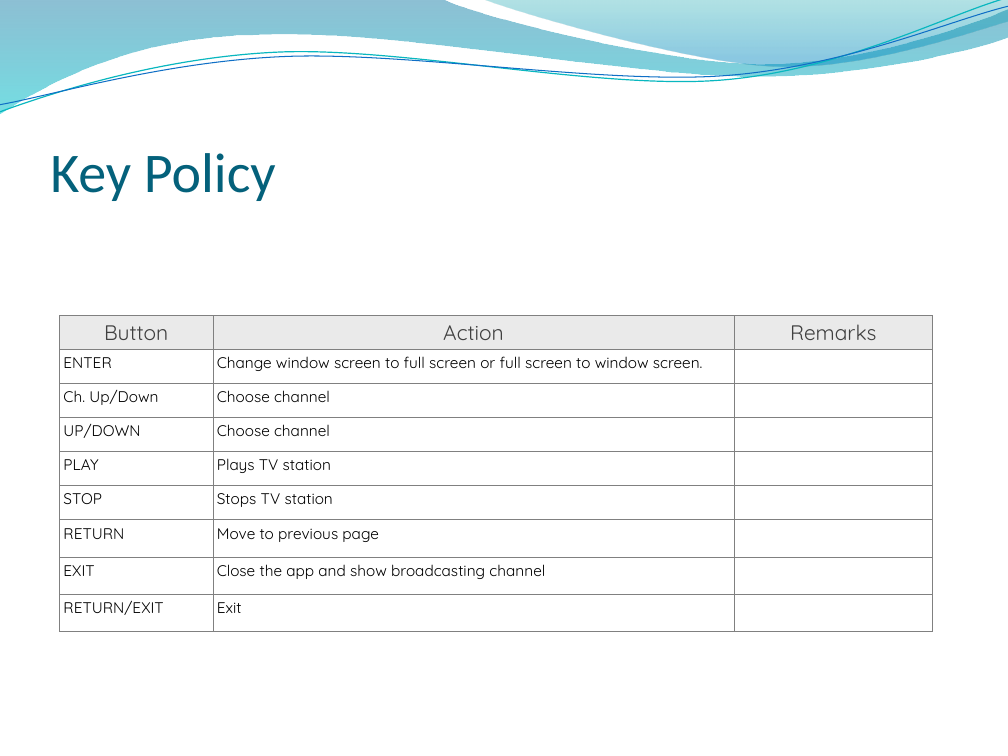
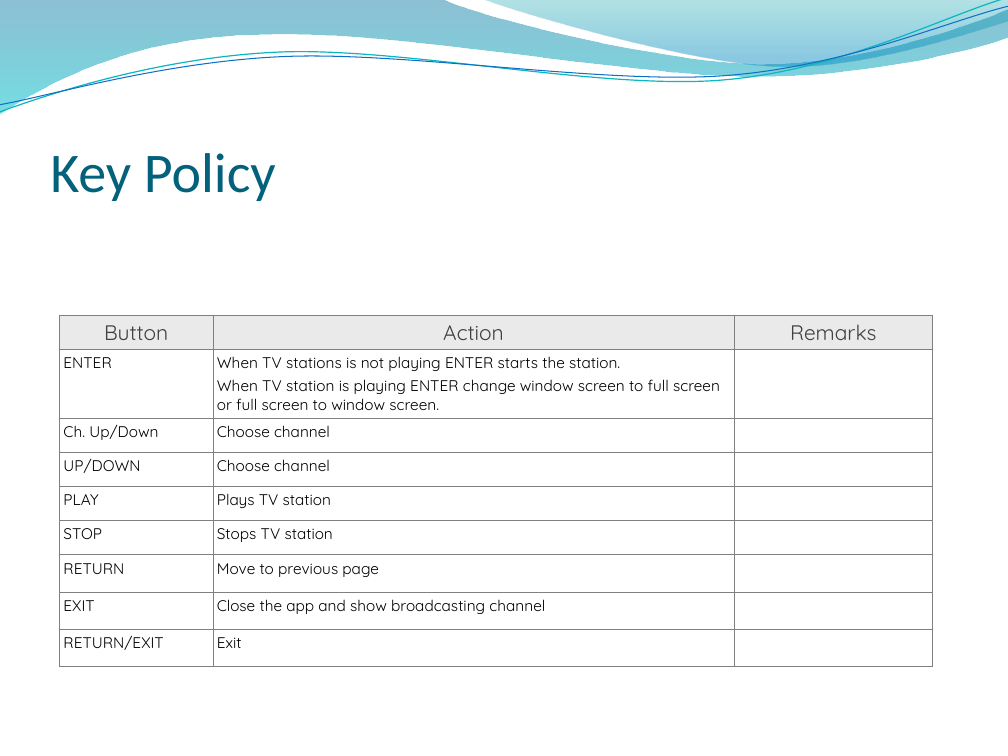
Before and after one commit to konir/LocalTV-SmartTV, a slide deck: slide 7 of doc/App_Description_LocalTV_eng_v.1.0.0.pptx. Drawn at 1008x756 pixels with LibreOffice and Linux fonts; fonts in the diff are those of the drawing; background and template pictures are left out. Boxes give left, top, right and bottom in pixels: in the first picture for what was removed or moved away, otherwise in the second. Text is boxed around its words. In the diff, an @@ line names an element or a change of style, - is before the commit and + after.

```diff
--- a/doc/App_Description_LocalTV_eng_v.1.0.0.pptx
+++ b/doc/App_Description_LocalTV_eng_v.1.0.0.pptx
@@ table at bbox=[59, 275, 932, 667] @@
-row 3, column 2: Change window screen to full screen or full screen to window screen.
+row 3, column 2: When TV stations is not playing ENTER starts the station. / When TV station is playing ENTER change window screen to full screen or full screen to window screen.
```
Also in this commit, not shown: 2 other slides changed, 18 other files.
